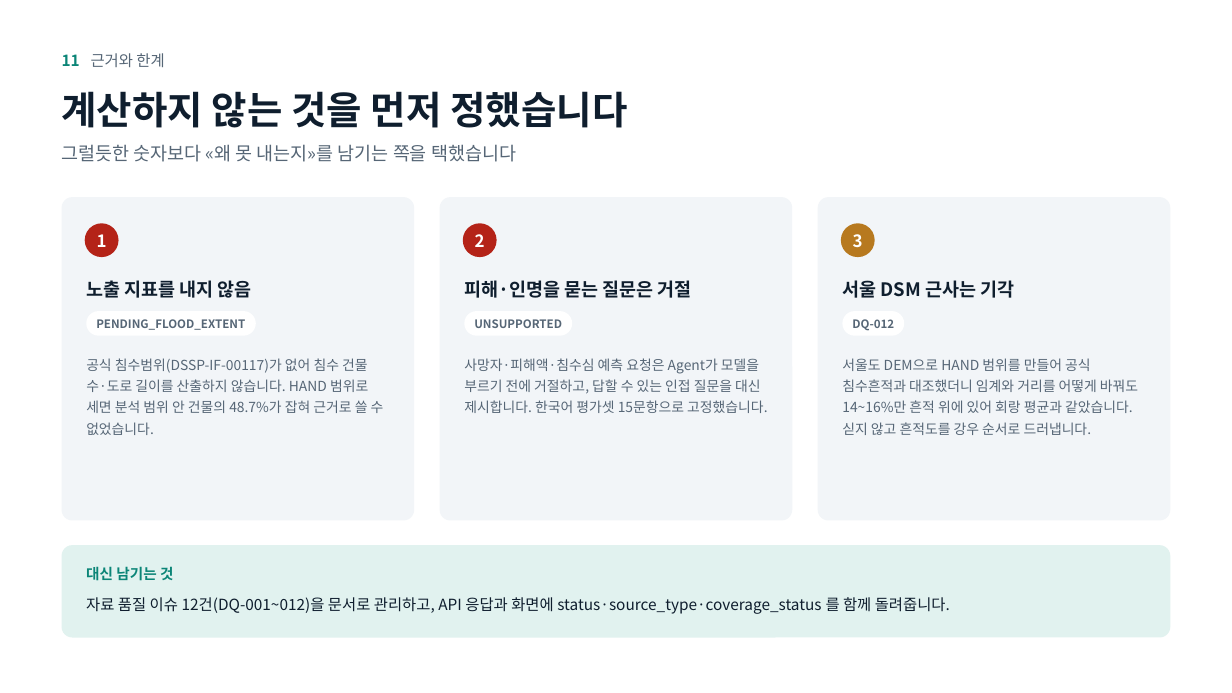
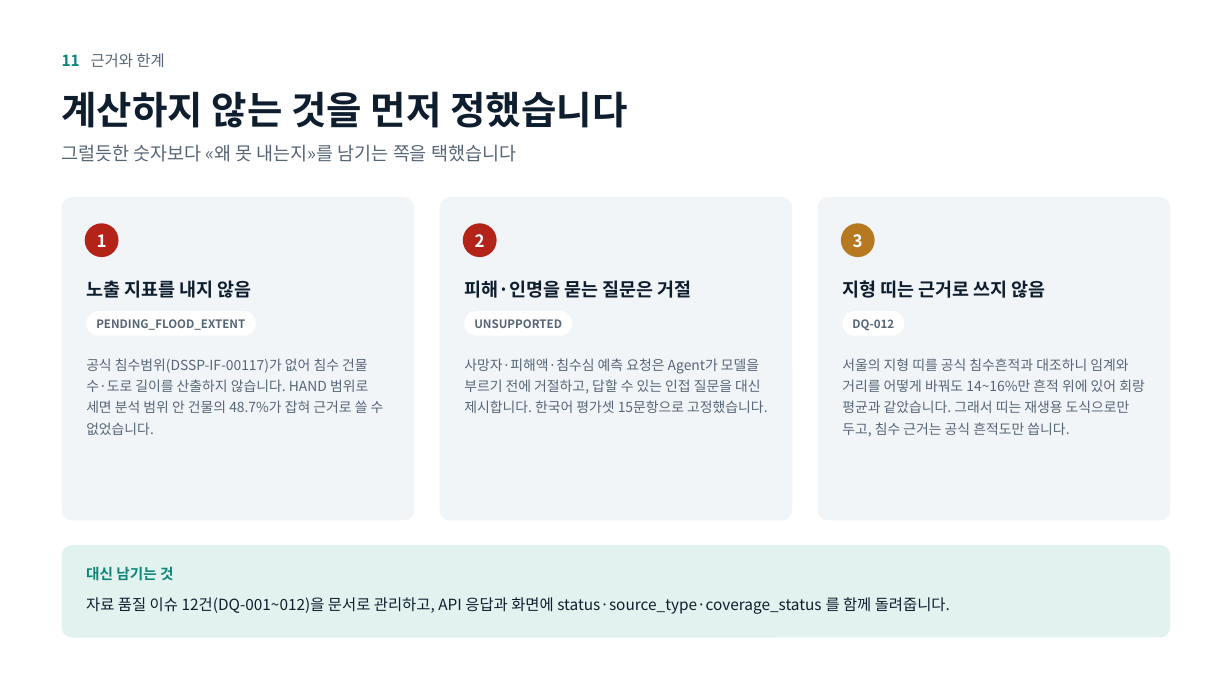
Before and after one commit to ssoyoum/Flood-Disaster-Digital-Twin, a slide deck: slide 11 of docs/presentations/FloodOps-2026-v3/FloodOps_최종발표_v3.pptx. Drawn at 1232x693 pixels with LibreOffice and Linux fonts; fonts in the diff are those of the drawing. Boxes give left, top, right and bottom in pixels: in the first picture for what was removed or moved away, otherwise in the second. Text is boxed around its words. In the diff, an @@ line names an element or a change of style, - is before the commit and + after.

Commit message:
feat(frontend): give Seoul and Pohang the same river-band stage replay as Andong
사용자가 의성(안동) 사례의 재생 시각화를 기준으로 다른 사례도 같게 해 달라고 해서, 포항과 서울의 단계별 지도를 하천 양안 띠 규칙으로 통일했습니다.

- `create_case_hand_reconstruction.py`: 세 사례 공통으로 하천 선 양안 HAND 0.25 m 이하 셀을 비율²×2 km까지 넓힘. 포항 냉천 띠 0·0·236·370·403·415셀, 서울 stream 선 띠 405·1,031·1,216·1,218셀(신림P 60분 강우 비율)
- 서울 `hand_reconstruction`·`terrain` 레이어와 `UrbanConsole` 띠 레이어·토글·범례를 추가하고, 띠가 공식 흔적 대조에서 14~16%라 근거가 아니라 도식이라는 한계를 API·DQ-012·발표자료 11장에 명시
- pytest 156, Playwright other-cases 4, build 통과. 발표자료 v3는 서울·포항 캡처와 10·11·17장 문구를 갱신해 다시 빌드

```diff
--- a/docs/presentations/FloodOps-2026-v3/FloodOps_최종발표_v3.pptx
+++ b/docs/presentations/FloodOps-2026-v3/FloodOps_최종발표_v3.pptx
@@ text at <box>842,280,1046,298</box>: text changed @@
-서울 DSM 근사는 기각
+지형 띠는 근거로 쓰지 않음
@@ text at <box>842,358,1144,436</box>: text changed @@
-서울도 DEM으로 HAND 범위를 만들어 공식
-침수흔적과 대조했더니 임계와 거리를 어떻게 바꿔도
-14~16%만 흔적 위에 있어 회랑 평균과 같았습니다.
-싣지 않고 흔적도를 강우 순서로 드러냅니다.
+서울의 지형 띠를 공식 침수흔적과 대조하니 임계와
+거리를 어떻게 바꿔도 14~16%만 흔적 위에 있어 회랑
+평균과 같았습니다. 그래서 띠는 재생용 도식으로만
+두고, 침수 근거는 공식 흔적도만 씁니다.
```
Also in this commit, not shown: 2 other slides changed, 23 other files.
